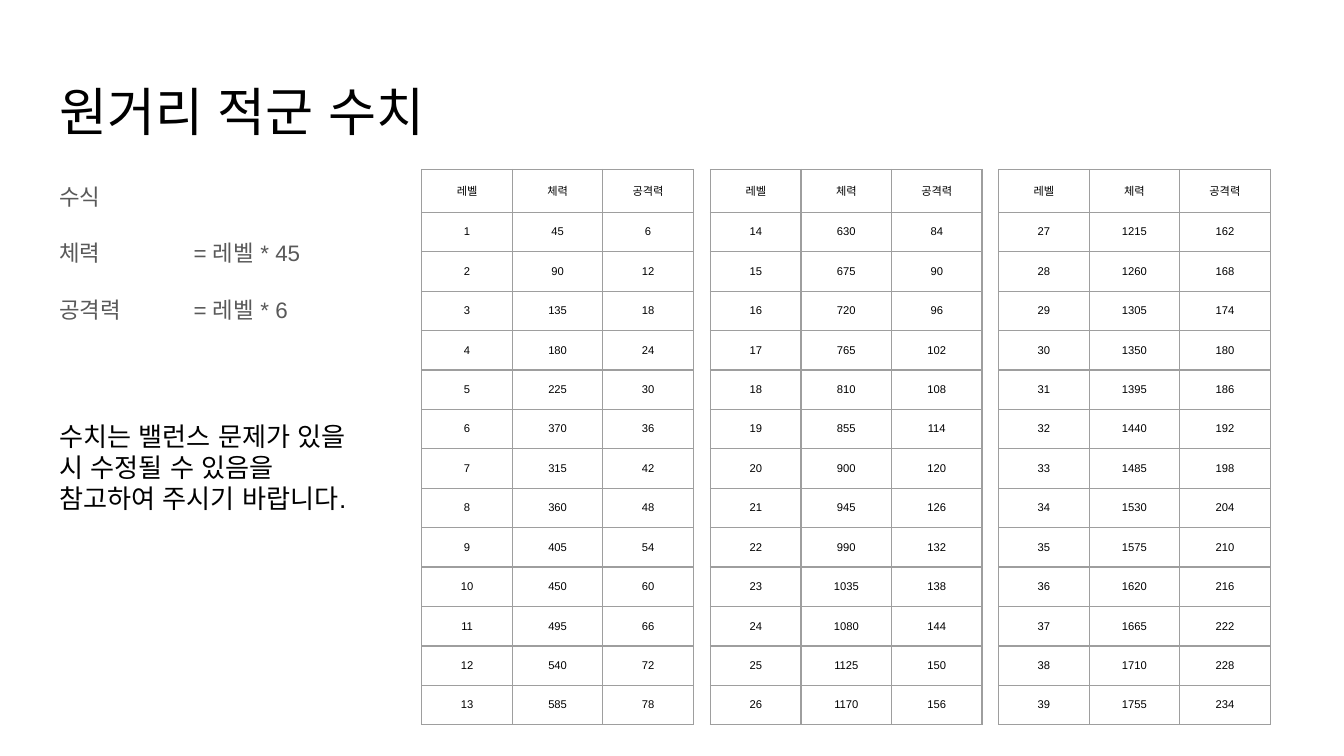
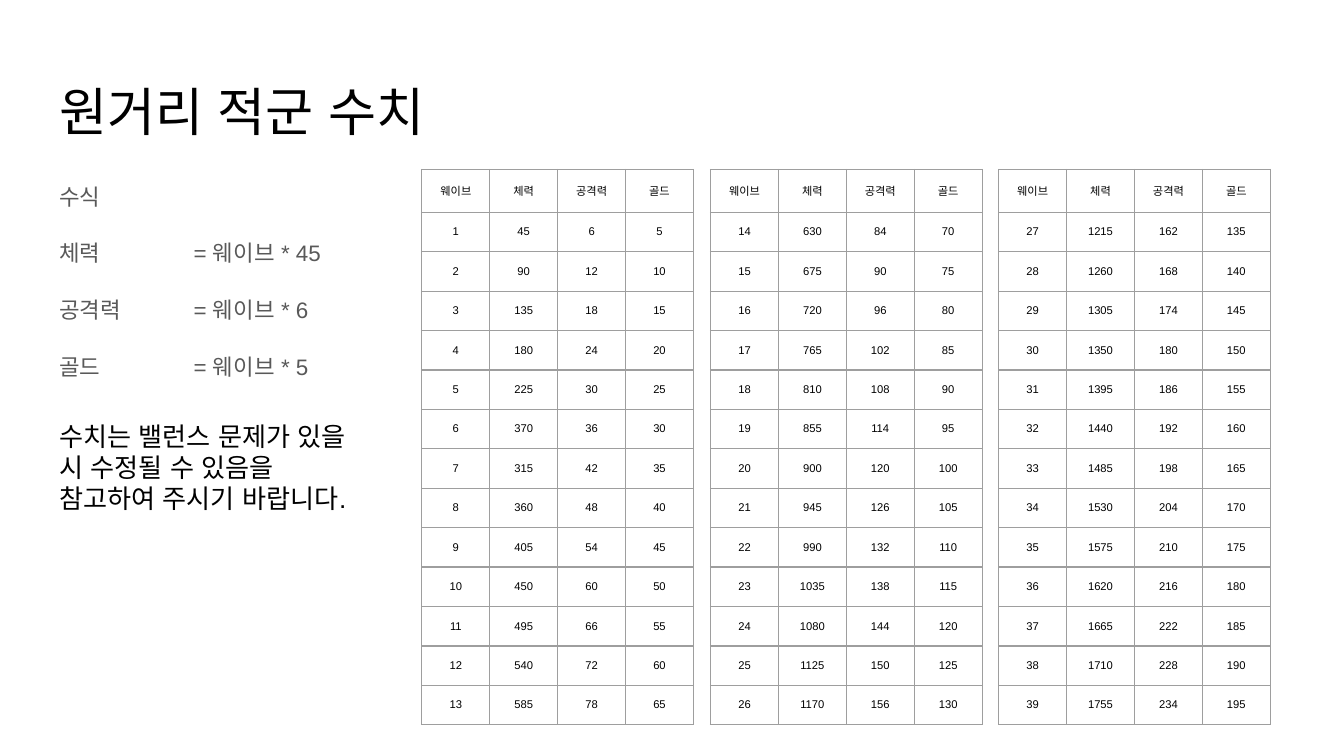
Before and after one commit to byeongyupKim/dlfqks, a slide deck: slide 13 of 기획문서/기획.pptx. Drawn at 1344x756 pixels with LibreOffice and Linux fonts; fonts in the diff are those of the drawing. Boxes give left, top, right and bottom in pixels: in the first picture for what was removed or moved away, otherwise in the second. Text is boxed around its words. In the diff, an @@ line names an element or a change of style, - is before the commit and + after.

```diff
--- a/기획문서/기획.pptx
+++ b/기획문서/기획.pptx
@@ table at <box>422,169,696,734</box> @@
-column 1, row 1: 레벨
+column 1, row 1: 웨이브
+column 4: 골드 | 5 | 10 | 15 | 20 | 25 | 30 | 35 | 40 | 45 | 50 | 55 | 60 | 65
@@ table: place and size @@
-table at <box>422,169,692,734</box>
+table at <box>422,169,696,734</box>
@@ table at <box>711,169,985,734</box> @@
-column 1, row 1: 레벨
+column 1, row 1: 웨이브
+column 4: 골드 | 70 | 75 | 80 | 85 | 90 | 95 | 100 | 105 | 110 | 115 | 120 | 125 | 130
@@ table: place and size @@
-table at <box>711,169,981,734</box>
+table at <box>711,169,985,734</box>
@@ table at <box>999,169,1273,734</box> @@
-column 1, row 1: 레벨
+column 1, row 1: 웨이브
+column 4: 골드 | 135 | 140 | 145 | 150 | 155 | 160 | 165 | 170 | 175 | 180 | 185 | 190 | 195
@@ table: place and size @@
-table at <box>999,169,1269,734</box>
+table at <box>999,169,1273,734</box>
@@ text at <box>59,242,321,377</box>: text changed @@
-체력 = 레벨 * 45
-공격력 = 레벨 * 6
+체력 = 웨이브 * 45
+공격력 = 웨이브 * 6
+골드 = 웨이브 * 5
```
Also in this commit, not shown: 14 other slides changed, 1 slide removed.
